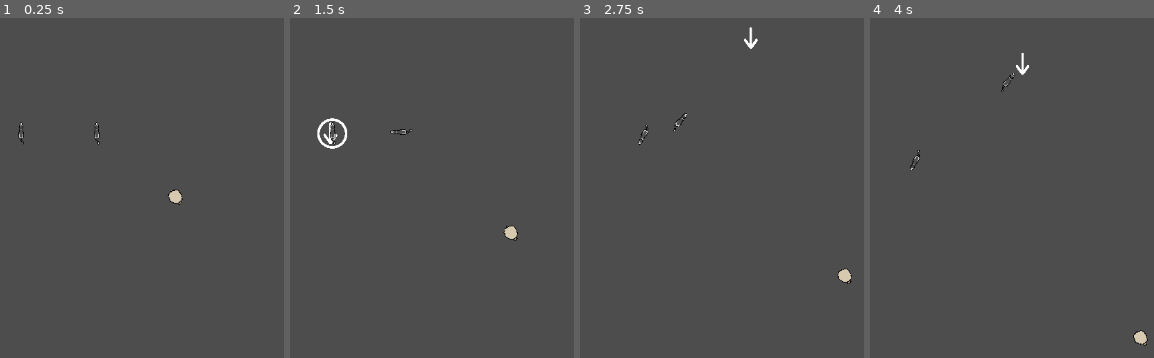
Above: before the commit, frames 1-4 (left to right).
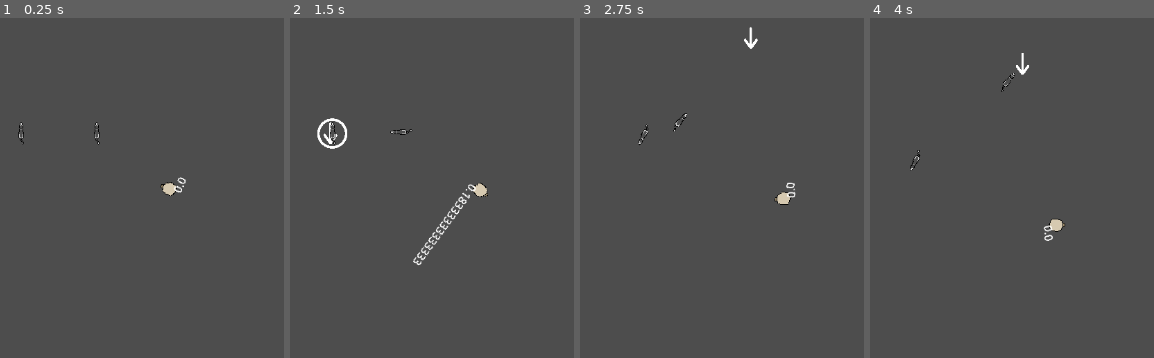
Above: after the commit, the same moments.

Repository: SentientDragon5/CMPM-170-Sheepdog-Herding
Game: Godot game, scene res://main.tscn
Two runs of this game, one before a commit and one after it. Both use one fixed random seed, a clock stepped at 60 frames per second and the inputs below.
Inputs (mouse positions are in pixels of both pictures, inside the frame that each line leads up to):
- Up to frame 1 (0.25 s): no input
- Up to frame 2 (1.5 s): move the mouse to (395, 133) at 0.52 s; press the mouse at (395, 133) at 0.53 s; move the mouse to (329, 133) at 1.27 s; release the mouse at (329, 133) at 1.28 s; click (329, 133) at 1.35 s
- Up to frame 3 (2.75 s): move the mouse to (741, 35) at 2.02 s; press the mouse at (741, 35) at 2.03 s
- Up to frame 4 (4 s): move the mouse to (912, 222) at 2.77 s; release the mouse at (912, 222) at 2.78 s; click (912, 222) at 2.85 s; move the mouse to (outside the picture) at 3.52 s; press the mouse at (outside the picture) at 3.53 s

The runs differ from the first frame. In frame 1, 0.3% of the frame differs, in the area x 56-66%, y 46-55%; in frame 2, 0.8%, in the area x 43-81%, y 48-73%; in frame 3, 0.4%; in frame 4, 0.4%.

Commit message:
repulsion

Diff:
--- a/prefabs/dog.tscn
+++ b/prefabs/dog.tscn
@@ -8,9 +8,15 @@
 [sub_resource type="RectangleShape2D" id="RectangleShape2D_asnll"]
 size = Vector2(24, 40)
 
+[sub_resource type="CircleShape2D" id="CircleShape2D_asnll"]
+radius = 107.11676
+
 [node name="Dog" type="CharacterBody2D"]
 input_pickable = true
 script = ExtResource("1_aqts3")
+my_color = null
+move_speed = null
+_selected = null
 
 [node name="CollisionShape2D" type="CollisionShape2D" parent="."]
 shape = SubResource("RectangleShape2D_asnll")
@@ -39,4 +45,10 @@
 radius = 22.94
 avoidance_enabled = false
 
+[node name="Repulsion" type="Area2D" parent="."]
+
+[node name="CollisionShape2D" type="CollisionShape2D" parent="Repulsion"]
+shape = SubResource("CircleShape2D_asnll")
+debug_color = Color(0.55507725, 0.430844, 0.92611736, 0.41960785)
+
 [connection signal="velocity_computed" from="NavigationAgent2D" to="." method="_on_navigation_agent_2d_velocity_computed"]
--- a/prefabs/sheep.tscn
+++ b/prefabs/sheep.tscn
@@ -8,9 +8,25 @@
 
 [node name="Sheep" type="CharacterBody2D"]
 script = ExtResource("1_wkwx1")
+_speed = 10
 
 [node name="SheepSprite" type="Sprite2D" parent="."]
 texture = ExtResource("1_h84kf")
 
 [node name="CollisionShape2D" type="CollisionShape2D" parent="."]
 shape = SubResource("CircleShape2D_wkwx1")
+
+[node name="RunTimer" type="Timer" parent="."]
+wait_time = 0.8
+one_shot = true
+
+[node name="Label" type="Label" parent="."]
+offset_right = 40.0
+offset_bottom = 23.0
+text = "time"
+
+[node name="WanderTimer" type="Timer" parent="."]
+wait_time = 1.5
+
+[connection signal="timeout" from="RunTimer" to="." method="_on_run_timer_timeout"]
+[connection signal="timeout" from="WanderTimer" to="." method="_on_wander_timer_timeout"]
--- a/scripts/dog.gd
+++ b/scripts/dog.gd
@@ -1,9 +1,11 @@
+class_name  Dog
 extends CharacterBody2D
 
 @onready var agent : NavigationAgent2D = $NavigationAgent2D
 
 
 @onready var clickableArea: Area2D = $Area2D
+@onready var repulsion: Area2D = $Repulsion
 
 @onready var wolf_sprite: Sprite2D = $WolfSprite
 @onready var selected_ui: Sprite2D = $Selected
@@ -21,6 +23,12 @@
 func _physics_process(delta: float) -> void:
 	click_navigation()
 	navigate()
+	repulse_sheep()
+
+func repulse_sheep() -> void:
+	for body in repulsion.get_overlapping_bodies():
+		if body is Sheep:
+			body.run_from_dog(self)
 
 func click_navigation() -> void:
 	if Input.is_action_just_pressed("left_click") and _selected:
--- a/scripts/sheep.gd
+++ b/scripts/sheep.gd
@@ -1,14 +1,36 @@
+class_name Sheep
 extends CharacterBody2D
 
 @export var _speed = 50
 var _direction = Vector2()
-
+@onready var run_timer: Timer = $RunTimer
+var last_dog : Dog
+@onready var wander_timer: Timer = $WanderTimer
 
 func _ready() -> void:
-	_direction = Vector2(randf_range(-1, 1), randf_range(-1, 1)).normalized()
-
+	wander()
 
 func _physics_process(delta: float) -> void:
+	if run_timer.time_left > 0:
+		_direction = (global_position - last_dog.global_position).normalized()
+	$Label.text = str(run_timer.time_left)
+
 	velocity = _direction * _speed
 	rotation = atan2(_direction.y, _direction.x) + deg_to_rad(90)
 	move_and_slide()
+
+func run_from_dog(dog : Dog) -> void:
+	last_dog = dog
+	run_timer.start()
+	wander_timer.stop()
+
+
+func _on_run_timer_timeout() -> void:
+	wander()
+
+func wander():
+	_direction = Vector2(randf_range(-1, 1), randf_range(-1, 1)).normalized()
+	wander_timer.start(randf_range(1, 2.5))
+
+func _on_wander_timer_timeout() -> void:
+	wander()
Not shown: 1 places in main.tscn that only renumber resources
Not shown: 1 places in prefabs/dog.tscn that only renumber resources
Not shown: 1 places in prefabs/sheep.tscn that only renumber resources
